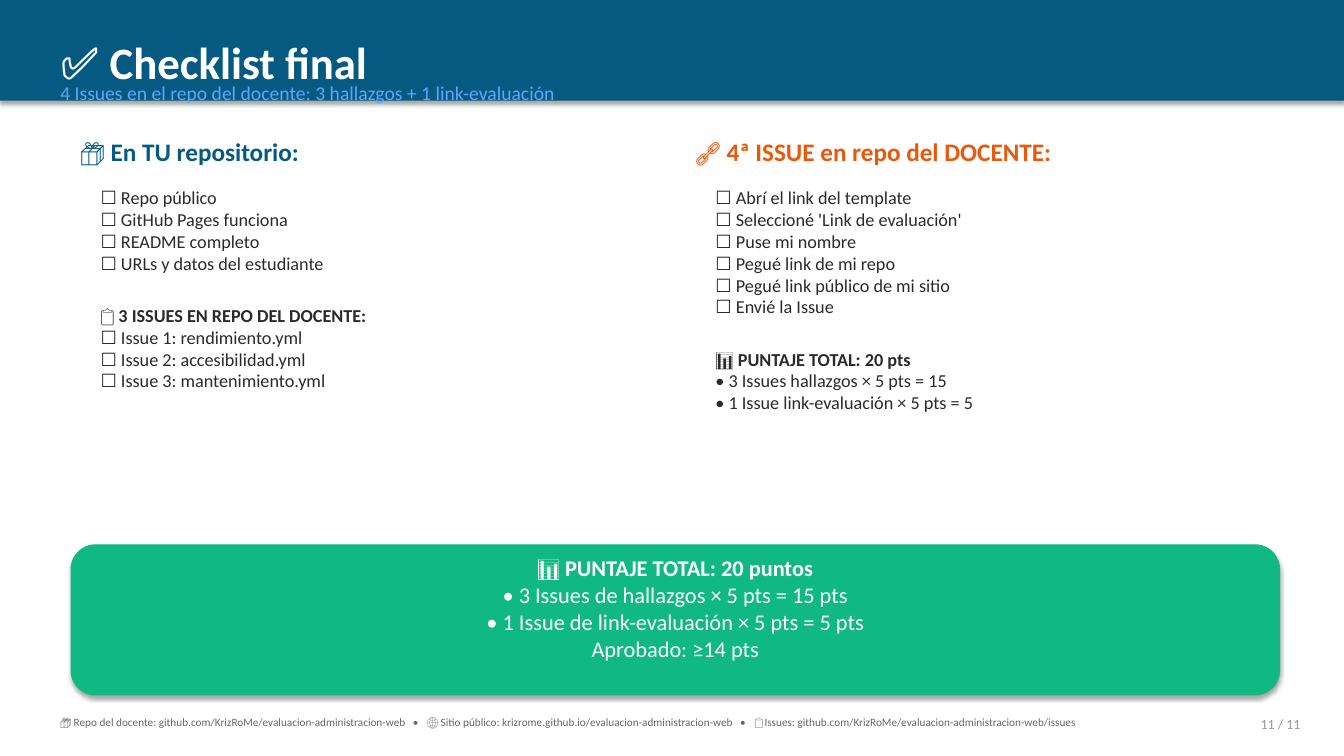
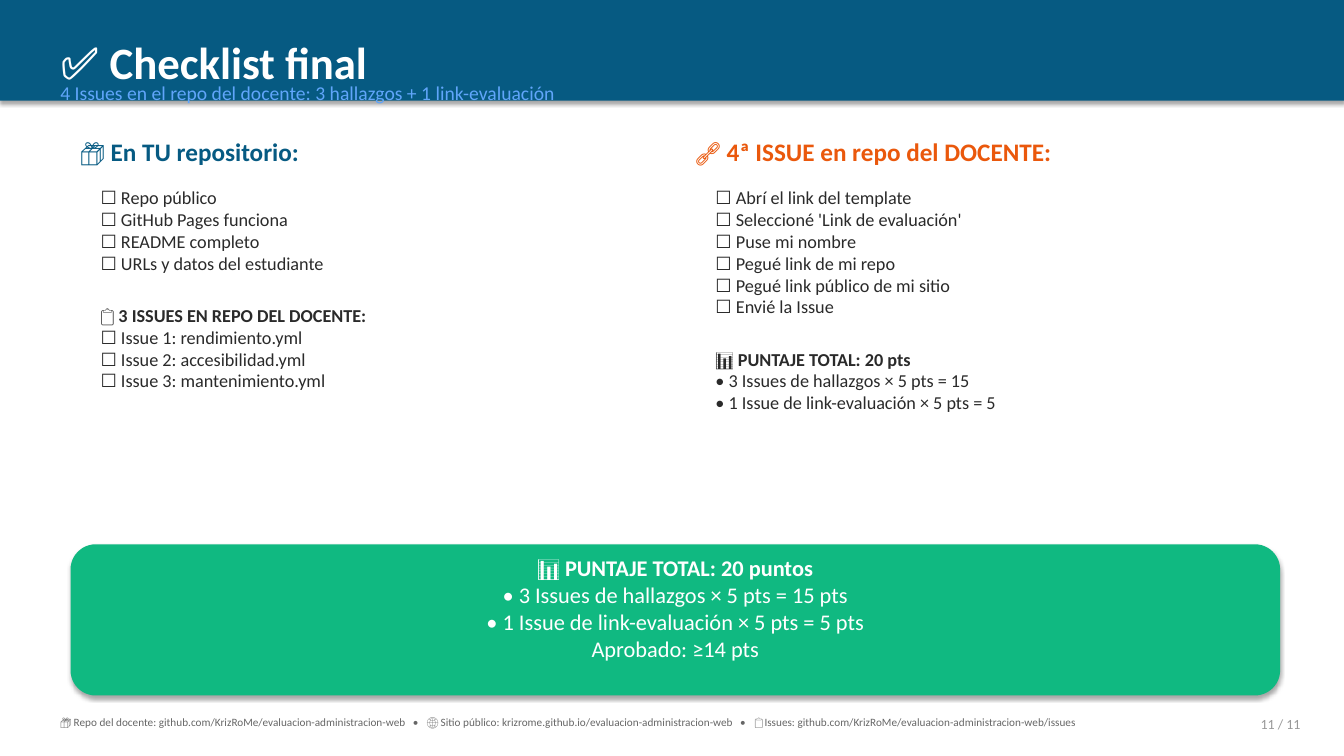
Before and after one commit to KrizRoMe/evaluacion-administracion-web, a slide deck: slide 11 of EVALUACION_PRACTICA_01.pptx. Drawn at 1344x756 pixels with LibreOffice and Linux fonts; fonts in the diff are those of the drawing. Boxes give left, top, right and bottom in pixels: in the first picture for what was removed or moved away, otherwise in the second. Text is boxed around its words. In the diff, an @@ line names an element or a change of style, - is before the commit and + after.

```diff
--- a/EVALUACION_PRACTICA_01.pptx
+++ b/EVALUACION_PRACTICA_01.pptx
@@ text at (729,374,995,412): text changed @@
-• 3 Issues hallazgos × 5 pts = 15
-• 1 Issue link-evaluación × 5 pts = 5
+• 3 Issues de hallazgos × 5 pts = 15
+• 1 Issue de link-evaluación × 5 pts = 5
```
Also in this commit, not shown: 2 other slides changed, 1 other file.
